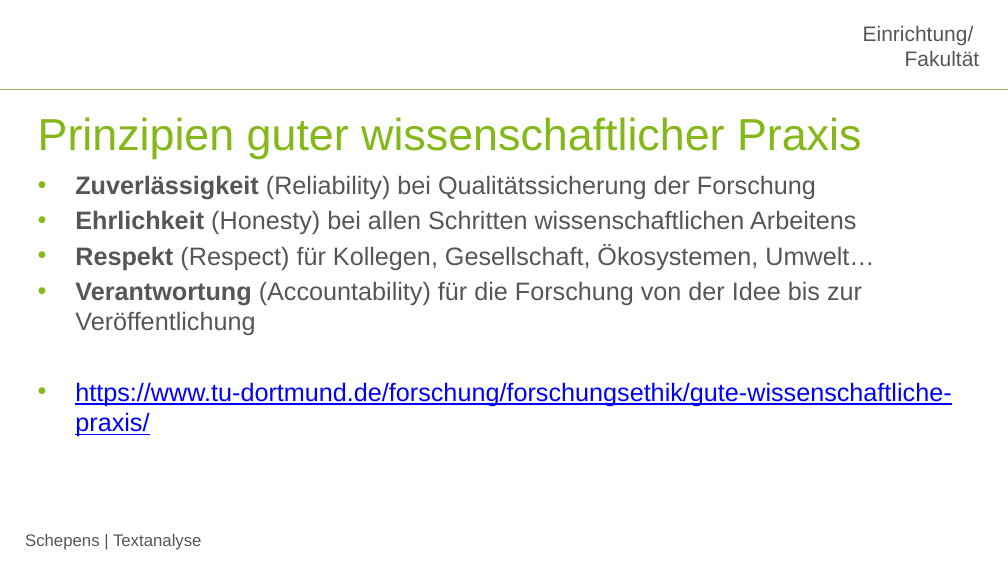
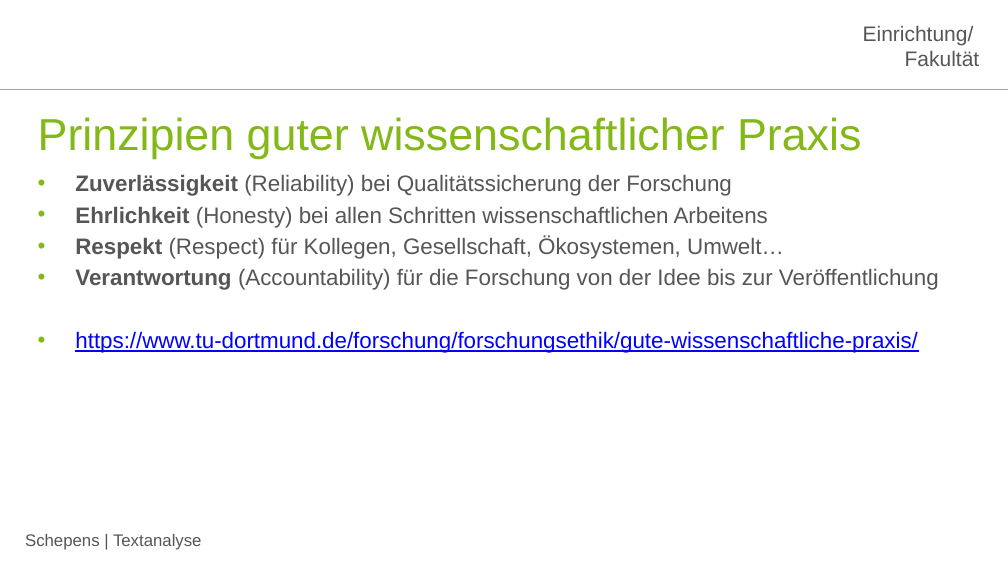
Before and after one commit to jobschepens/Textanalyse, a slide deck: slide 11 of folien/week3.pptx. Drawn at 1008x567 pixels with LibreOffice and Linux fonts; fonts in the diff are those of the drawing; background and template pictures are left out. Boxes give left, top, right and bottom in pixels: in the first picture for what was removed or moved away, otherwise in the second. Text is boxed around its words. In the diff, an @@ line names an element or a change of style, - is before the commit and + after.

```diff
--- a/folien/week3.pptx
+++ b/folien/week3.pptx
@@ text "Zuverlässigkeit (Reliability) bei Qualitätssicherung der ..." at (75,175,939,353): size 18 to 16 pt @@
```
Also in this commit, not shown: 8 other slides changed.
